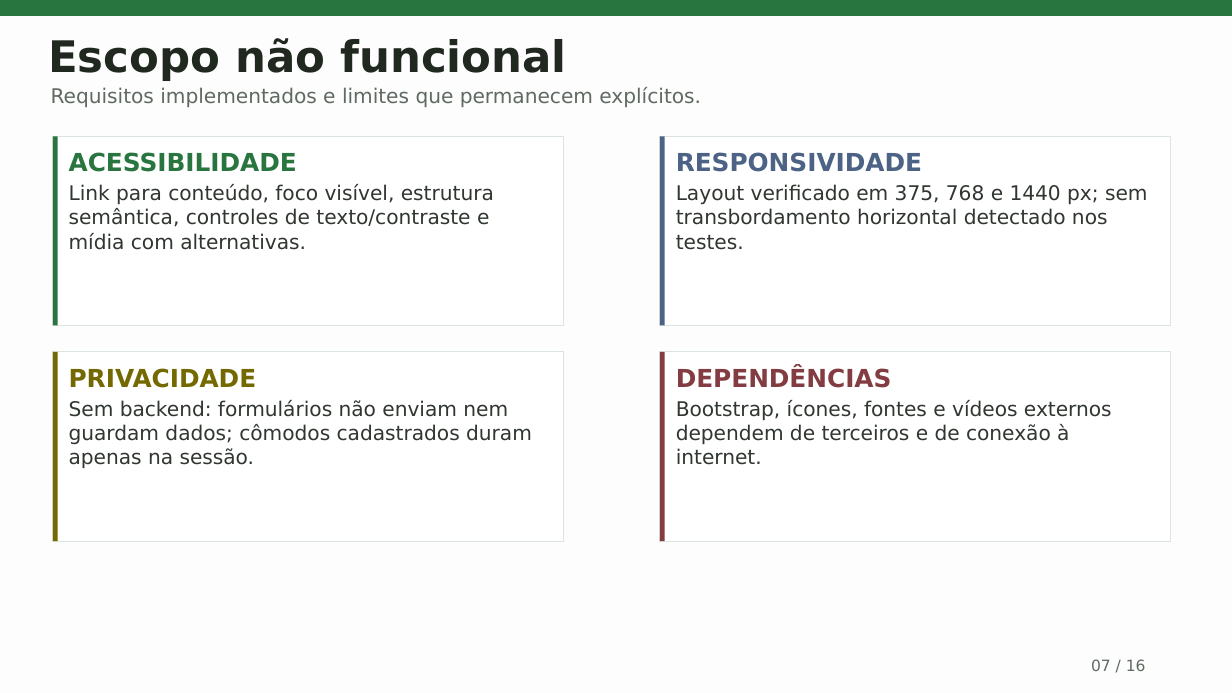
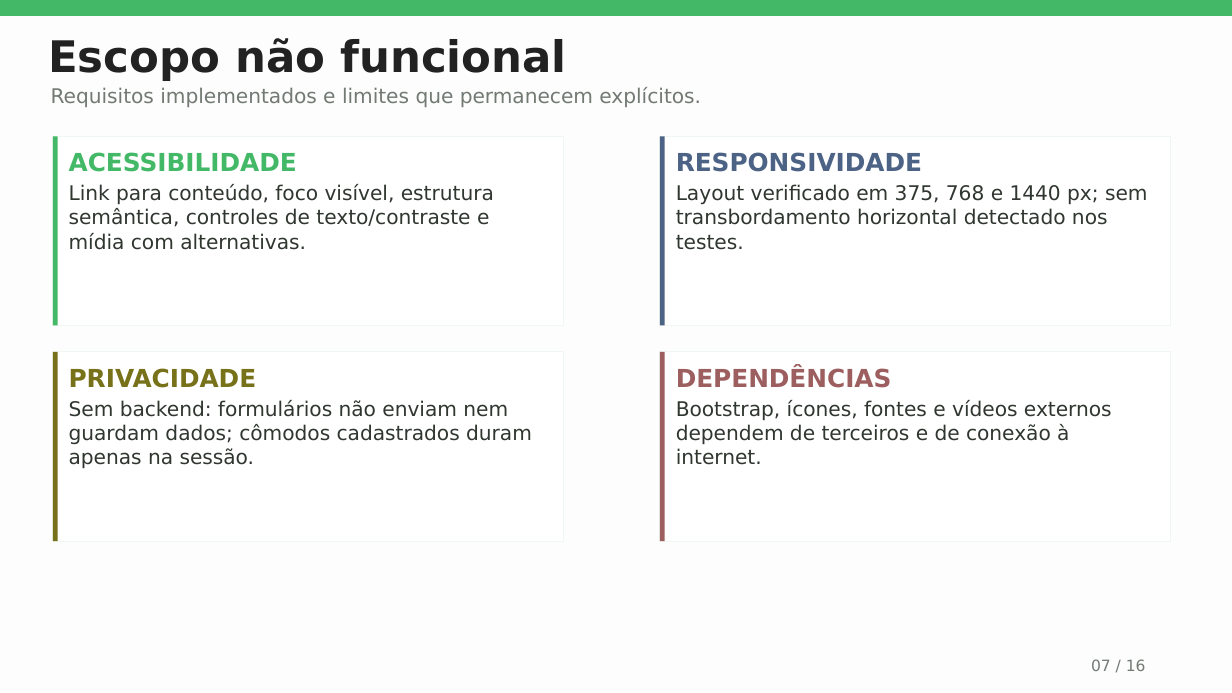
Before and after one commit to DevKaique-1/Ecolar_Projeto_html, a slide deck: slide 7 of docs/apresentacao-ecolar.pptx. Drawn at 1232x693 pixels with LibreOffice and Linux fonts; fonts in the diff are those of the drawing. Boxes give left, top, right and bottom in pixels: in the first picture for what was removed or moved away, otherwise in the second. Text is boxed around its words. In the diff, an @@ line names an element or a change of style, - is before the commit and + after.

```diff
--- a/docs/apresentacao-ecolar.pptx
+++ b/docs/apresentacao-ecolar.pptx
@@ rectangle at (0, 0, 1232, 16): fill #28753F to #43B968 @@
@@ text "Escopo não funcional" at (48, 38, 566, 81): text colour #202820 to #222222 @@
@@ text "Requisitos implementados e limites que ..." at (51, 87, 701, 107): text colour #606A62 to #737A74 @@
@@ rectangle at (53, 136, 57, 325): fill #28753F to #43B968 @@
@@ text "ACESSIBILIDADE" at (69, 152, 297, 172): text colour #28753F to #43B968 @@
@@ rectangle at (53, 352, 57, 541): fill #746900 to #77711A @@
@@ outline #DBE5DB 0 pt to #F0F6F1 0 pt in 4 elements at (53, 136, 563, 325), (661, 136, 1172, 325), (53, 352, 563, 541), (661, 352, 1172, 541) @@
@@ rectangle at (661, 352, 665, 541): fill #833C42 to #9C5E5F @@
@@ text "PRIVACIDADE" at (69, 368, 257, 388): text colour #746900 to #77711A @@
@@ text "DEPENDÊNCIAS" at (676, 366, 892, 388): text colour #833C42 to #9C5E5F @@
@@ text "07 / 16" at (1091, 659, 1146, 671): text colour #606A62 to #737A74 @@
```
Also in this commit, not shown: 15 other slides changed, 3 other files.
